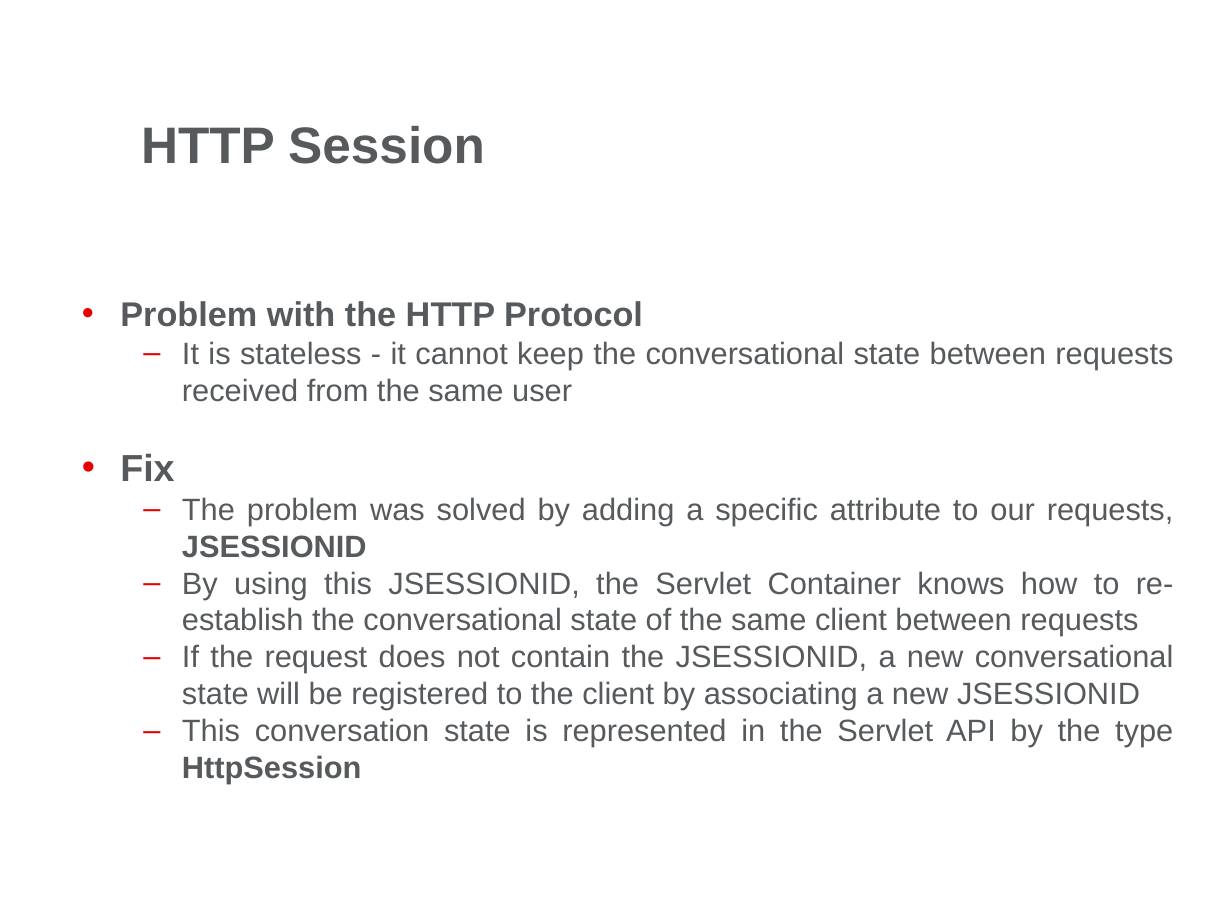
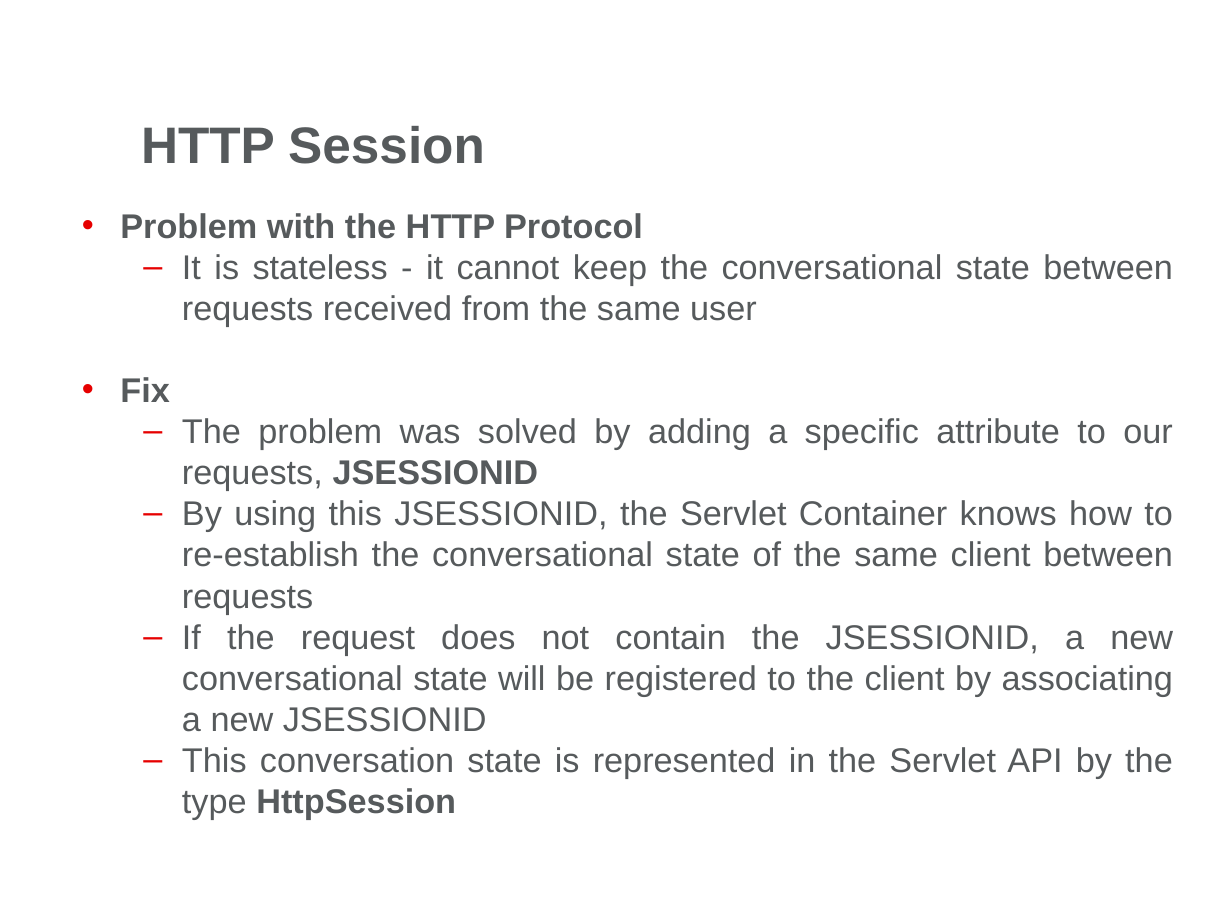
Before and after one commit to chiriacbeatrice/JavaDocs, a slide deck: slide 26 of Servlets/Day2/Docs/Web Presentation-Part2.pptx. Drawn at 1232x924 pixels with LibreOffice and Linux fonts; fonts in the diff are those of the drawing; background and template pictures are left out. Boxes give left, top, right and bottom in pixels: in the first picture for what was removed or moved away, otherwise in the second. Text is boxed around its words. In the diff, an @@ line names an element or a change of style, - is before the commit and + after.

Commit message:
Servlet-Part2

```diff
--- a/Servlets/Day2/Docs/Web Presentation-Part2.pptx
+++ b/Servlets/Day2/Docs/Web Presentation-Part2.pptx
@@ text "Problem with the HTTP Protocol": place and size @@
-text "Problem with the HTTP Protocol" at (120,301,1174,784)
+text "Problem with the HTTP Protocol" at (120,254,1173,819)
@@ text at (120,254,1173,819): size 18 to 20 pt; size 22 to 20 pt in "Fix" @@
```
Also in this commit, not shown: 14 other slides changed, 18 other files.
